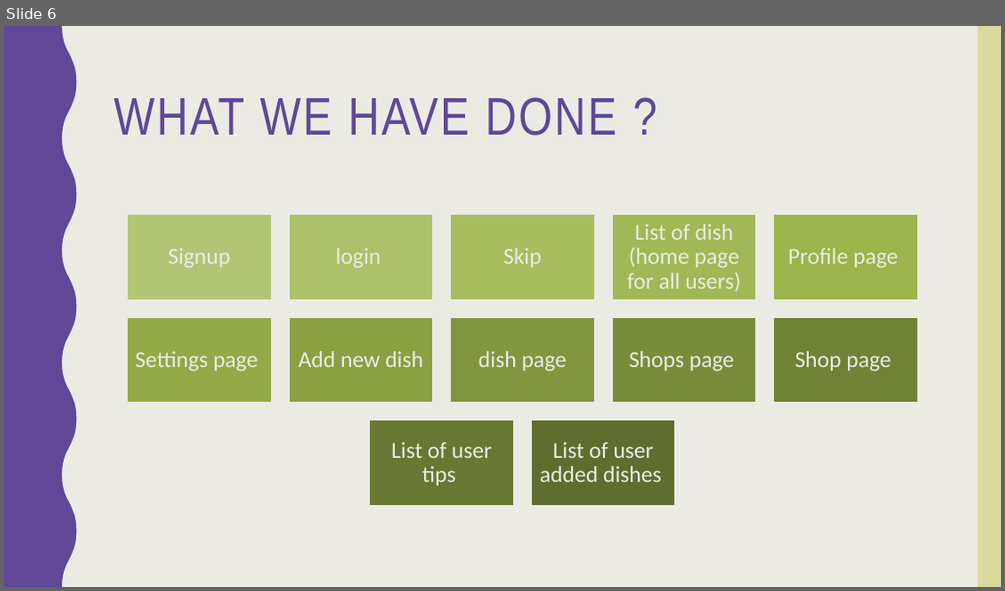
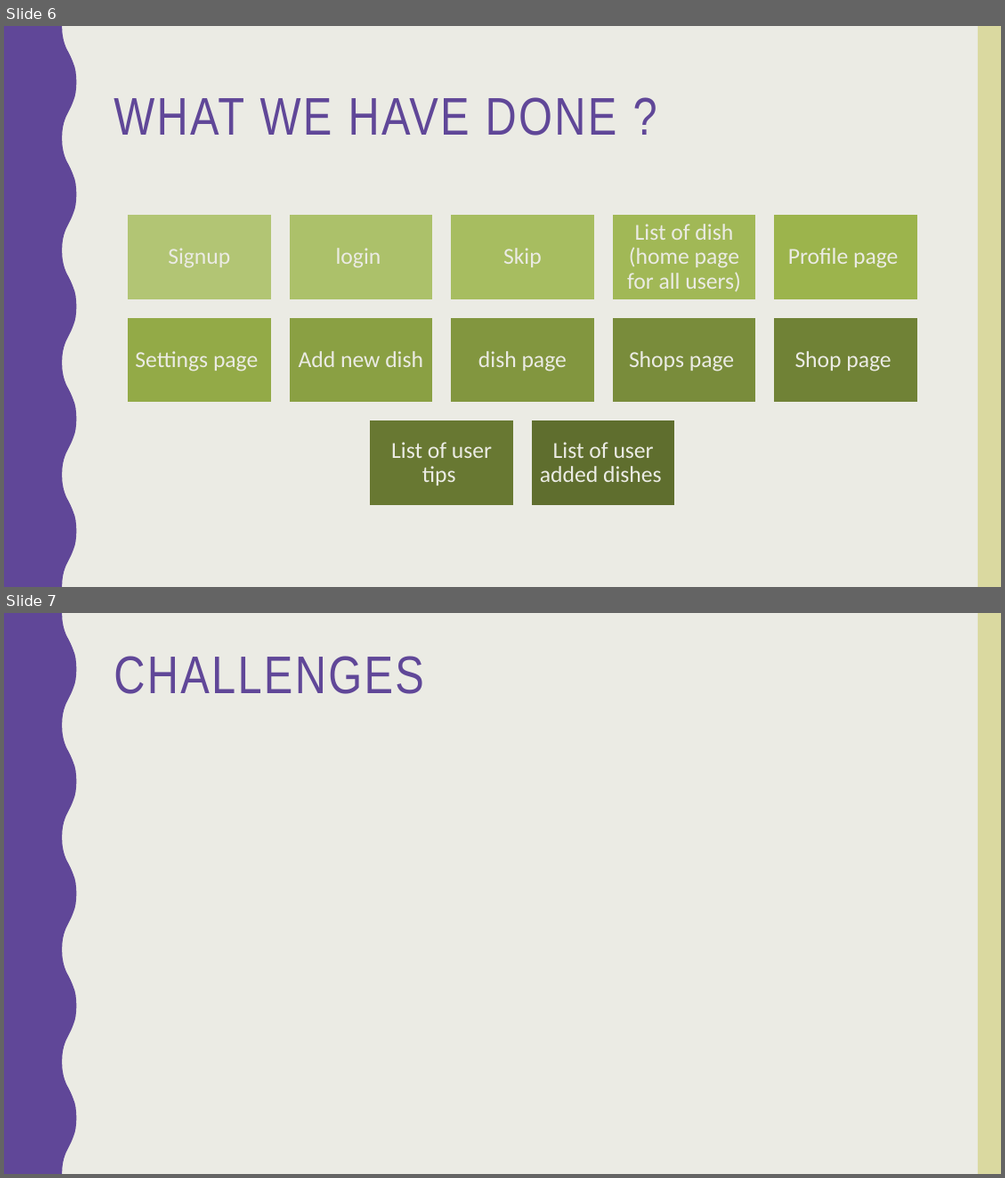
Before and after one commit to norahK/444SWE-Project, a slide deck: Pick a dish app.pptx. Shown one above the other, each under a label of ours: slide 6 before the commit, slides 6 and 7 after it. The pictures are 1005x591 and 1005x1178 pixels, drawn with LibreOffice and Linux fonts; fonts in the diff are those of the drawing. Boxes give left, top, right and bottom in pixels: in the first picture for what was removed or moved away, otherwise in the second. Text is boxed around its words. In the diff, an @@ line names an element or a change of style, - is before the commit and + after.

```diff
--- a/Pick a dish app.pptx
+++ b/Pick a dish app.pptx
@@ slide 7 added at bbox=[4, 613, 1001, 1174], background #EBEBE4 @@
@@ freeform shape added at bbox=[4, 613, 77, 1174], fill #604798 @@
@@ rectangle added at bbox=[978, 613, 1001, 1174], fill #DAD9A0 @@
@@ title added at bbox=[113, 656, 423, 694], 51 pt, text #604798 @@
+CHALLENGES
```
Also in this commit, not shown: 4 slides changed, 2 other slides added, 1 slide removed, 2 other files.
